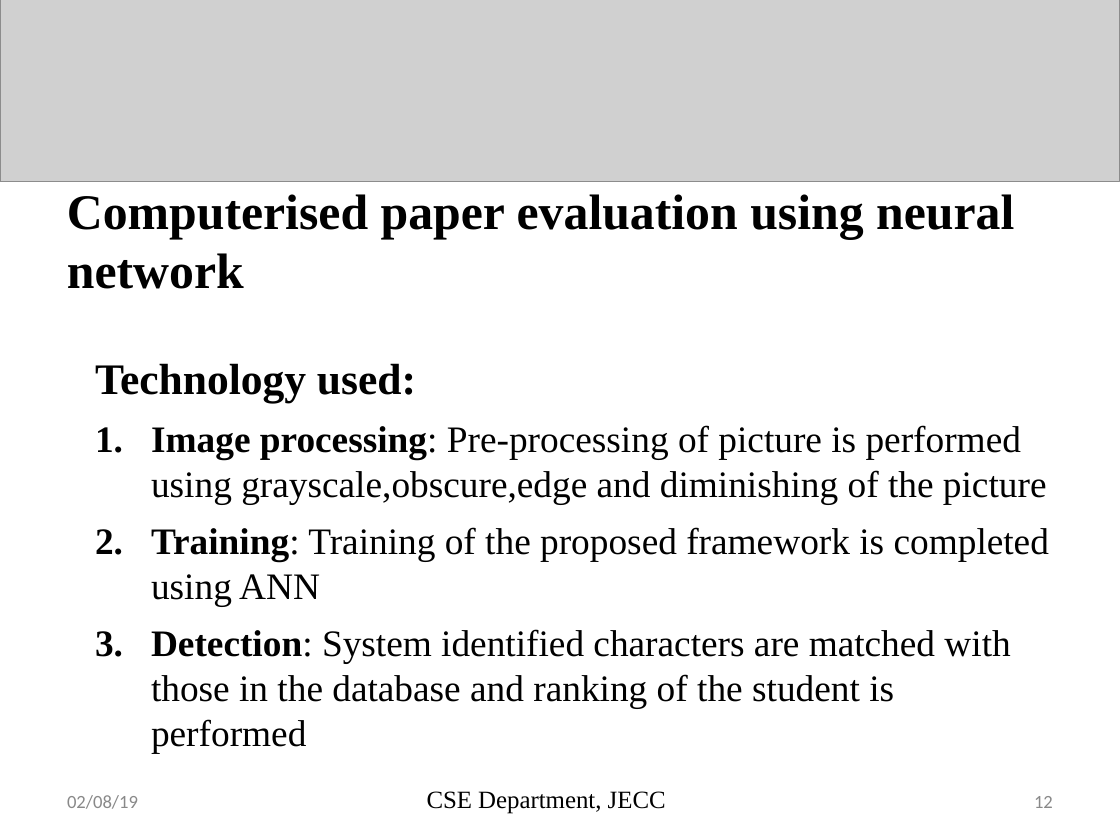
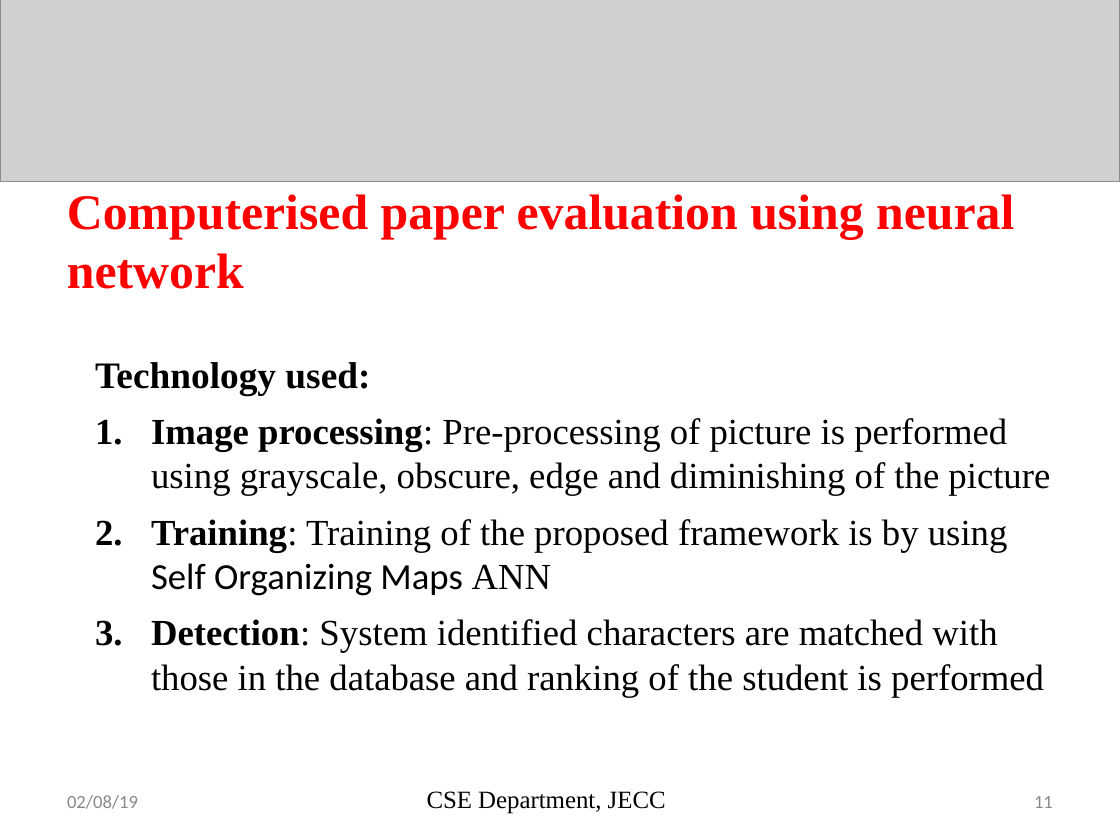
Before and after one commit to sreeragrnandan/Design-Project, a slide deck: slide 11 of DP G7 first review.pptx (slide 12 before the commit). Drawn at 1120x840 pixels with LibreOffice and Linux fonts; fonts in the diff are those of the drawing; grey boxes stand for pictures. Boxes give left, top, right and bottom in pixels: in the first picture for what was removed or moved away, otherwise in the second. Text is boxed around its words. In the diff, an @@ line names an element or a change of style, - is before the commit and + after.

```diff
--- a/DP G7 first review.pptx
+++ b/DP G7 first review.pptx
@@ title "Computerised paper evaluation using neural ..." at <box>67,194,1014,289</box>: text colour #000000 to #FF0000 @@
@@ text at <box>95,362,1044,697</box>: size 28 to 24 pt in "Technology used:"; size 24 to 23.6 pt in "Detection: System identified characters are matched with ..." @@
@@ text at <box>151,418,1050,596</box>: text changed; size 24 to 23.6 pt @@
-1. Image processing: Pre-processing of picture is performed using grayscale,obscure,edge and diminishing of the picture
-2. Training: Training of the proposed framework is completed using ANN
+1. Image processing: Pre-processing of picture is performed using grayscale, obscure, edge and diminishing of the picture
+2. Training: Training of the proposed framework is by using Self Organizing Maps ANN
@@ page number at <box>1034,796,1053,808</box>: text changed @@
-12
+11
```
Also in this commit, not shown: 9 other slides changed, 2 slides added, 3 slides removed, 1 other file.
